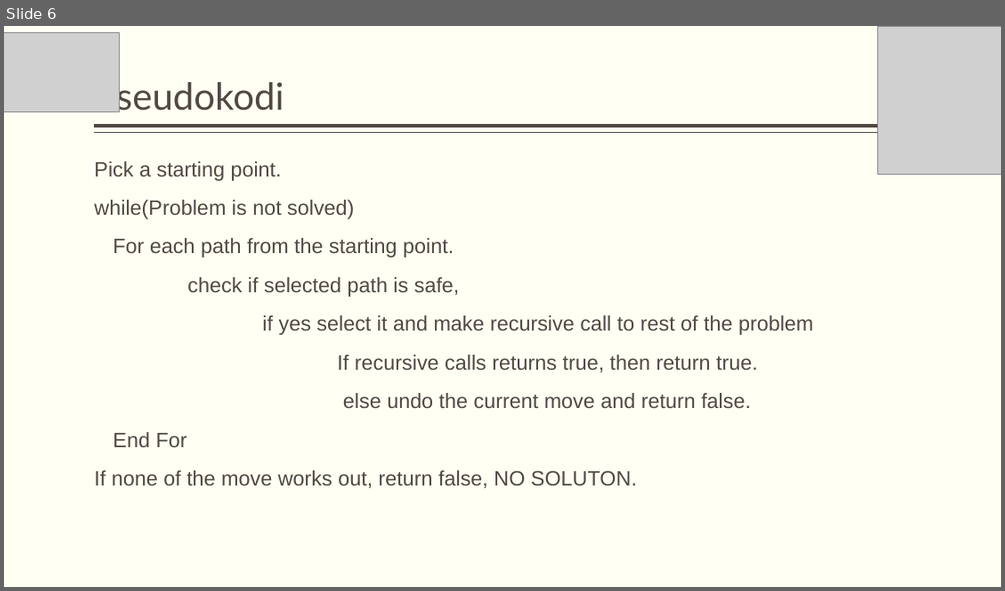
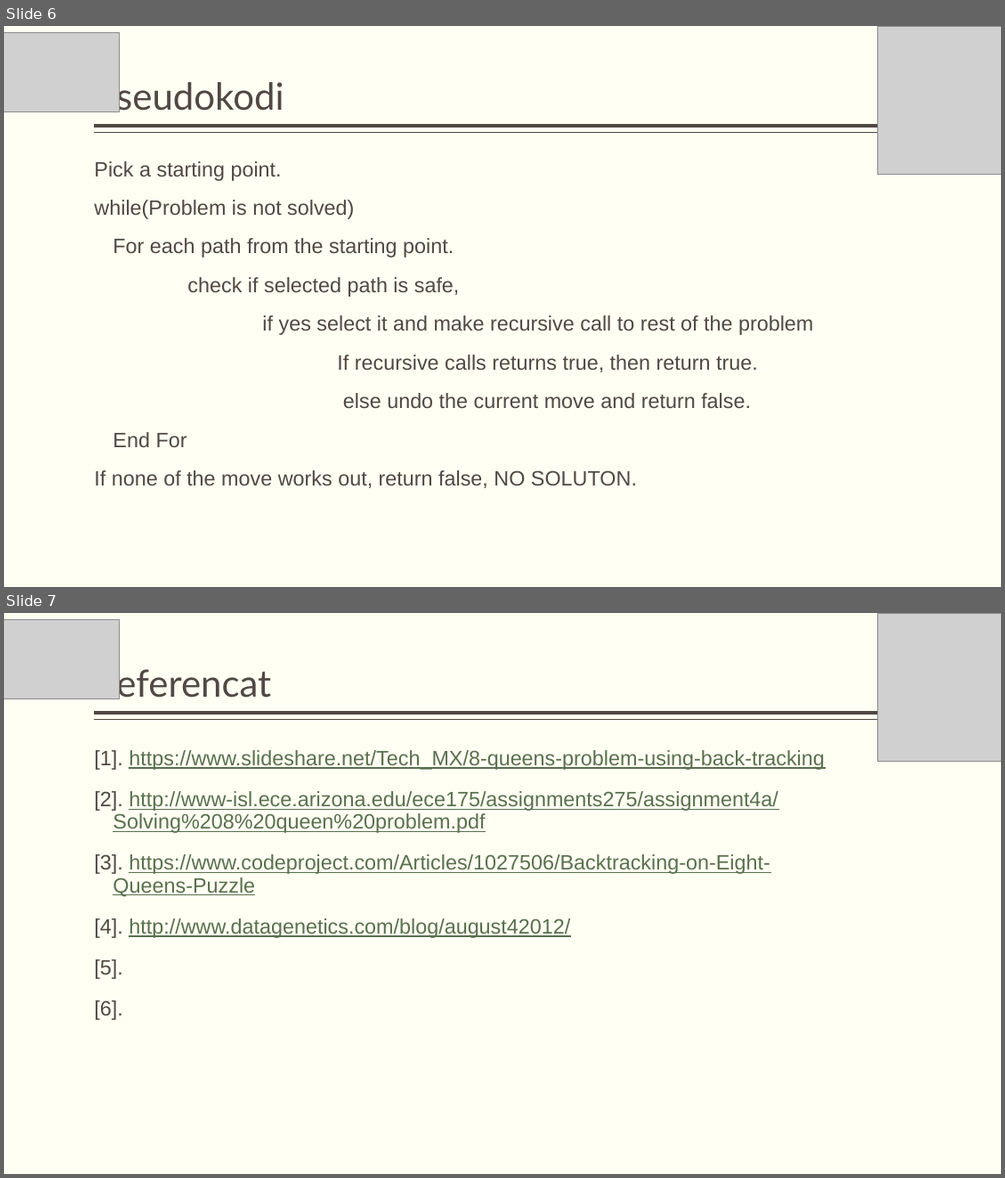
Before and after one commit to valentinash/EightQueensProblem, a slide deck: Problemi_i_Tete_Mbretereshave.pptx. Shown one above the other, each under a label of ours: slide 6 before the commit, slides 6 and 7 after it. The pictures are 1005x591 and 1005x1178 pixels, drawn with LibreOffice and Linux fonts; fonts in the diff are those of the drawing; grey boxes stand for pictures. Boxes give left, top, right and bottom in pixels: in the first picture for what was removed or moved away, otherwise in the second. Text is boxed around its words. In the diff, an @@ line names an element or a change of style, - is before the commit and + after.

Commit message:
Referencat

```diff
--- a/Problemi_i_Tete_Mbretereshave.pptx
+++ b/Problemi_i_Tete_Mbretereshave.pptx
@@ slide 7 added at (4,613,1001,1174), background #FFFFF3; not listed: 2 template elements that a slide beside it also shows @@
@@ picture added at (4,619,119,698) @@
@@ picture added at (877,613,1001,762) @@
@@ title added at (94,665,271,699), 36 pt, text #514843 @@
+Referencat
@@ text added at (94,750,824,1020), 20 pt, text #59704F, underline @@
+[1]. https://www.slideshare.net/Tech_MX/8-queens-problem-using-back-tracking
+[2]. http://www-isl.ece.arizona.edu/ece175/assignments275/assignment4a/Solving%208%20queen%20problem.pdf
+[3]. https://www.codeproject.com/Articles/1027506/Backtracking-on-Eight-Queens-Puzzle
+[4]. http://www.datagenetics.com/blog/august42012/
+[5].
+[6].
```
